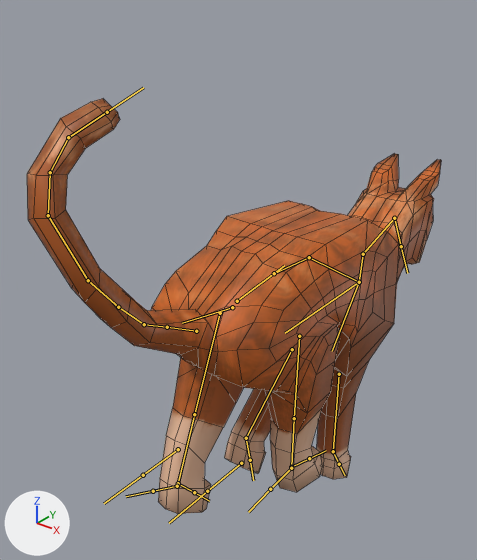
Renders of the FBX model CatOnALedge2/Assets/Art/Cat_Assets/Cat_Animated.fbx from each side of a commit.
The view is the same before and after, from a 50 mm lens placed at (2.79, -4.66, 4.36), pointed at (-0.4, -0.66, 1.89). The axes (+X, +Y, +Z) are drawn at lower left. The lights are the same throughout. Both versions are drawn at frame 24 of the action 'Armature|Walk'; the numbers are the values there. The bones that bend it are drawn over the model as lines. Mesh edges are drawn as thin lines.

Objects in the first picture: 'CatMesh'.
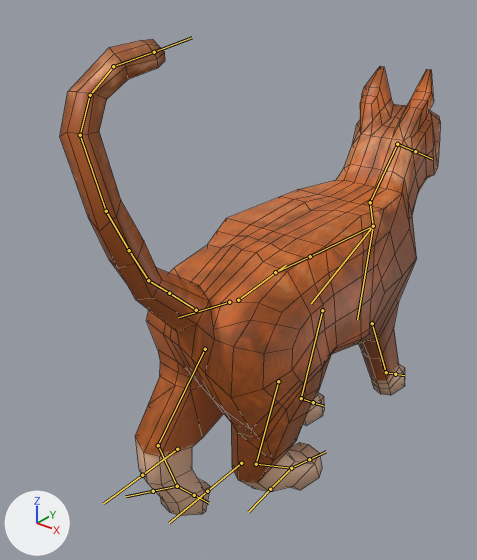
Location of each change, [x1, y1, x2, y2] in pixels of the pictures (477 x 560 px):
```json
{"object": "CatMesh", "change": "posed", "before": [27, 99, 441, 514], "after": [60, 39, 440, 516], "on screen": "8% narrower, 15% taller"}
{"bone": "spine1.001", "before": "(309, 257) to (359, 282)", "after": "(310, 256) to (373, 226)"}
{"bone": "spine1.004", "before": "(394, 218) to (401, 246)", "after": "(397, 144) to (415, 151)"}
{"bone": "hand.L", "before": "(246, 438) to (250, 460)", "after": "(301, 398) to (313, 402)"}
{"bone": "Thigh.L", "before": "(220, 313) to (194, 414)", "after": "(205, 349) to (158, 445)"}
{"bone": "ankle.L", "before": "(194, 414) to (178, 483)", "after": "(158, 445) to (177, 486)"}
{"bone": "foot.L.001", "before": "(178, 483) to (194, 492)", "after": "(177, 486) to (194, 495)"}
{"bone": "Thigh.R", "before": "(299, 336) to (294, 418)", "after": "(278, 381) to (256, 464)"}
{"bone": "ankle.R", "before": "(294, 418) to (291, 467)", "after": "(256, 464) to (291, 468)"}
{"bone": "foot.R.001", "before": "(291, 467) to (309, 458)", "after": "(291, 468) to (309, 459)"}
{"bone": "Bone", "before": "(232, 307) to (182, 323)", "after": "(229, 302) to (178, 317)"}
{"bone": "Tail", "before": "(196, 331) to (167, 327)", "after": "(196, 310) to (169, 293)"}
```

The change, as JSON lines over the scene's bpy script:
```json
{"block": "bone_spine1_001", "where": "bone_spine1_001 = bpy.data.objects['Armature'].pose.bones['spine1.001']  # child of 'spine1'"}
{"op": "set", "path": "bone_spine1_001.rotation_quaternion", "old": "(0.968, 0.249, 0.002, -0.002)", "new": "(1.0, 0.0, 0.0, 0.0)", "note": "degrees (29, 0, 0) -> degrees (0, 0, 0)"}
{"block": "bone_spine1_004", "where": "bone_spine1_004 = bpy.data.objects['Armature'].pose.bones['spine1.004']  # child of 'spine1.003'"}
{"op": "set", "path": "bone_spine1_004.rotation_quaternion", "old": "(0.995, 0.098, 0.001, -0.001)", "new": "(1.0, 0.0, 0.0, 0.0)", "note": "degrees (11, 0, 0) -> degrees (0, 0, 0)"}
{"block": "bone_hand_l", "where": "bone_hand_l = bpy.data.objects['Armature'].pose.bones['hand.L']  # child of 'midarm.L'"}
{"op": "set", "path": "bone_hand_l.rotation_quaternion", "old": "(0.995, -0.101, 0.0, 0.0)", "new": "(0.981, -0.195, 0.0, 0.002)", "note": "degrees (-12, 0, 0) -> degrees (-22, 0, 0)"}
{"block": "bone_thigh_l", "where": "bone_thigh_l = bpy.data.objects['Armature'].pose.bones['Thigh.L']  # child of 'Pelvis'"}
{"op": "set", "path": "bone_thigh_l.location", "old": "(-0.04, -0.32, -0.1)", "new": "(0.0, 0.0, 0.0)"}
{"op": "set", "path": "bone_thigh_l.rotation_quaternion", "old": "(0.998, 0.062, 0.018, -0.02)", "new": "(0.957, 0.287, 0.005, 0.04)", "note": "degrees (7, 2, -2) -> degrees (33, -1, 5)"}
{"block": "bone_ankle_l", "where": "bone_ankle_l = bpy.data.objects['Armature'].pose.bones['ankle.L']  # child of 'Thigh.L'"}
{"op": "set", "path": "bone_ankle_l.rotation_quaternion", "old": "(0.938, 0.339, 0.0, 0.068)", "new": "(0.954, -0.293, 0.0, -0.059)", "note": "degrees (40, -3, 7) -> degrees (-34, -2, -6)"}
{"block": "bone_foot_l_001", "where": "bone_foot_l_001 = bpy.data.objects['Armature'].pose.bones['foot.L.001']  # child of 'ankle.L'"}
{"op": "set", "path": "bone_foot_l_001.rotation_quaternion", "old": "(0.993, -0.099, 0.009, -0.067)", "new": "(0.95, 0.312, -0.021, -0.013)", "note": "degrees (-11, 0, -8) -> degrees (36, -2, -2)"}
{"block": "bone_thigh_r", "where": "bone_thigh_r = bpy.data.objects['Armature'].pose.bones['Thigh.R']  # child of 'Pelvis'"}
{"op": "set", "path": "bone_thigh_r.location", "old": "(0.05, -0.36, -0.19)", "new": "(0.0, 0.0, 0.0)"}
{"op": "set", "path": "bone_thigh_r.rotation_quaternion", "old": "(0.973, -0.228, 0.002, 0.039)", "new": "(0.988, -0.151, -0.003, -0.019)", "note": "degrees (-26, 1, 4) -> degrees (-17, -1, -2)"}
{"block": "bone_ankle_r", "where": "bone_ankle_r = bpy.data.objects['Armature'].pose.bones['ankle.R']  # child of 'Thigh.R'"}
{"op": "set", "path": "bone_ankle_r.rotation_quaternion", "old": "(0.938, 0.339, 0.0, -0.068)", "new": "(0.986, -0.163, 0.0, 0.033)", "note": "degrees (40, 3, -7) -> degrees (-19, 1, 4)"}
{"block": "bone_foot_r_001", "where": "bone_foot_r_001 = bpy.data.objects['Armature'].pose.bones['foot.R.001']  # child of 'ankle.R'"}
{"op": "set", "path": "bone_foot_r_001.rotation_quaternion", "old": "(0.996, -0.086, -0.029, 0.015)", "new": "(0.941, 0.334, 0.0, -0.045)", "note": "degrees (-10, -3, 2) -> degrees (39, 2, -5)"}
{"block": "bone_bone", "where": "bone_bone = bpy.data.objects['Armature'].pose.bones['Bone']"}
{"op": "set", "path": "bone_bone.location", "old": "(0.0, 0.11, 0.26)", "new": "(0.0, 0.16, 0.21)"}
{"block": "bone_tail", "where": "bone_tail = bpy.data.objects['Armature'].pose.bones['Tail']  # child of 'Bone'"}
{"op": "set", "path": "bone_tail.location", "old": "(0.0, -0.18, 0.01)", "new": "(0.0, -0.29, -0.05)"}
{"op": "set", "path": "bone_tail.rotation_quaternion", "old": "(0.788, -0.613, -0.042, -0.03)", "new": "(0.719, -0.692, -0.055, -0.006)", "note": "degrees (-76, -6, 0) -> degrees (-88, -5, 4)"}
```
